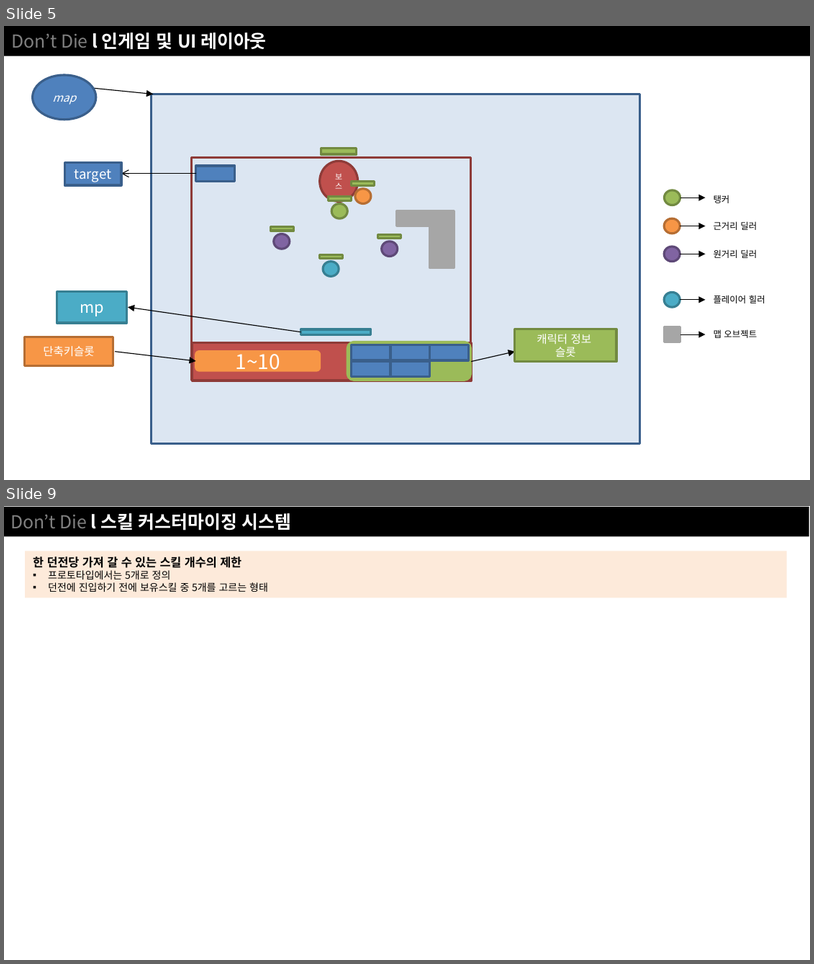
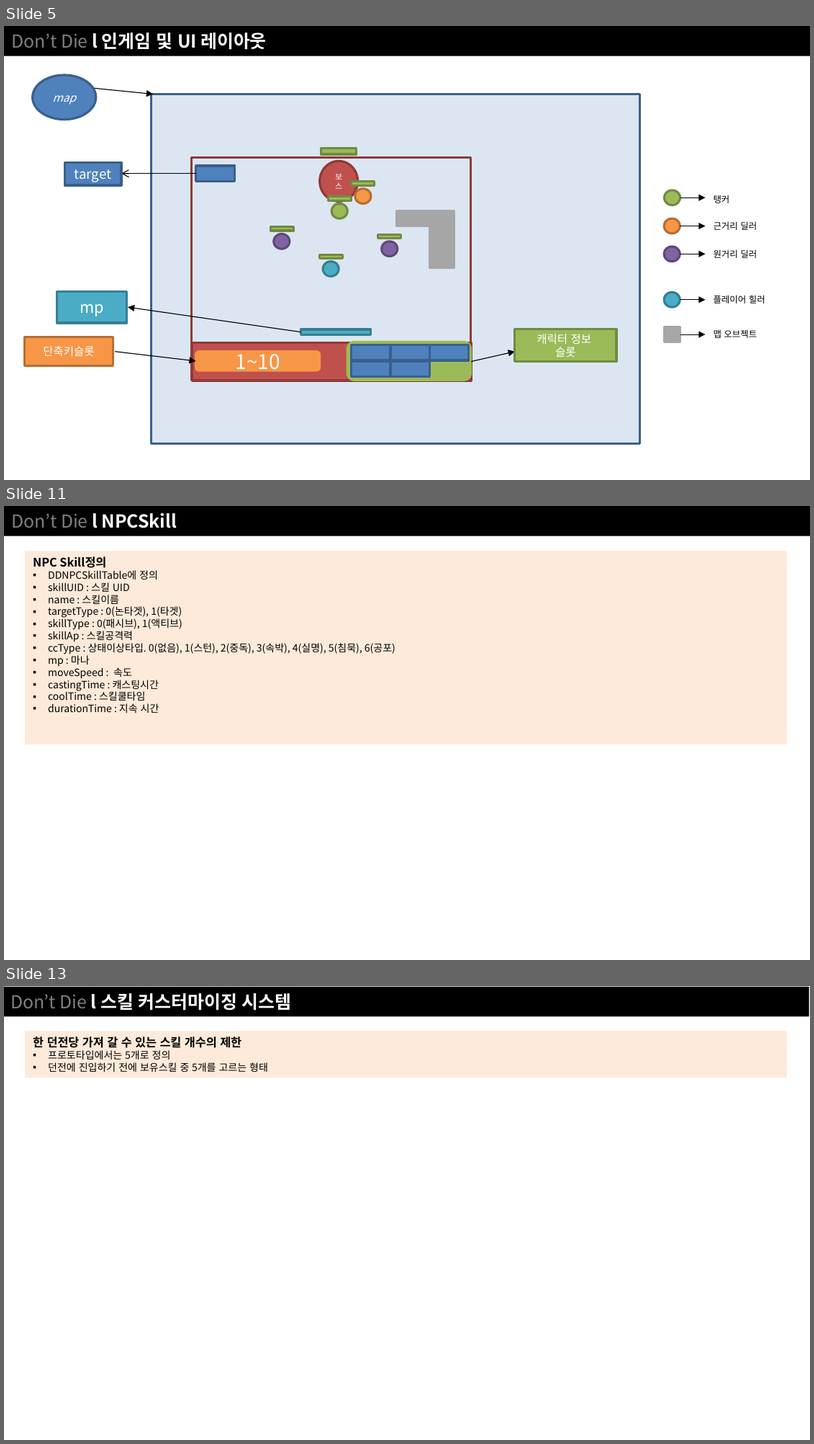
Before and after one commit to NoahCalhoun/DontDie, a slide deck: DDDocument/Don't Die ProtoType.pptx. Shown one above the other, each under a label of ours: slides 5 and 9 before the commit, slides 5, 11 and 13 after it; the slides between them are not shown. The pictures are 814x964 and 814x1444 pixels, drawn with LibreOffice and Linux fonts; fonts in the diff are those of the drawing. Boxes give left, top, right and bottom in pixels: in the first picture for what was removed or moved away, otherwise in the second. Text is boxed around its words. In the diff, an @@ line names an element or a change of style, - is before the commit and + after.

```diff
--- a/DDDocument/Don't Die ProtoType.pptx
+++ b/DDDocument/Don't Die ProtoType.pptx
@@ slide 11 added at [4, 506, 810, 960], background #FFFFFF @@
@@ rectangle added at [4, 506, 810, 536], fill #000000, 16 pt, text #FFFFFF, bold @@
+Don’t Die l NPCSkill
@@ rectangle added at [25, 551, 787, 745], fill #FDEADA, 9 pt, text #000000 @@
+NPC Skill정의
+▪ DDNPCSkillTable에 정의
+▪ skillUID : 스킬 UID
+▪ name : 스킬이름
+▪ targetType : 0(논타겟), 1(타겟)
+▪ skillType : 0(패시브), 1(액티브)
+▪ skillAp : 스킬공격력
+▪ ccType : 상태이상타입. 0(없음), 1(스턴), 2(중독), 3(속박), 4(실명), 5(침묵), 6(공포)
+▪ mp : 마나
+▪ moveSpeed : 속도
+▪ castingTime : 캐스팅시간
+▪ coolTime : 스킬쿨타임
+▪ durationTime : 지속 시간
@@ what was slide 9 is now slide 13 @@
```
Also in this commit, not shown: 3 slides changed, 3 other slides added, 4 other files.
